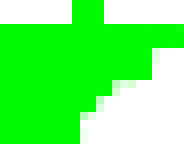
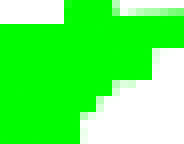
Before/after of a 184px x 144px layered artwork. What changed in the layer stack:
painted on "Shield 2" over <box>64,0,184,32</box>
